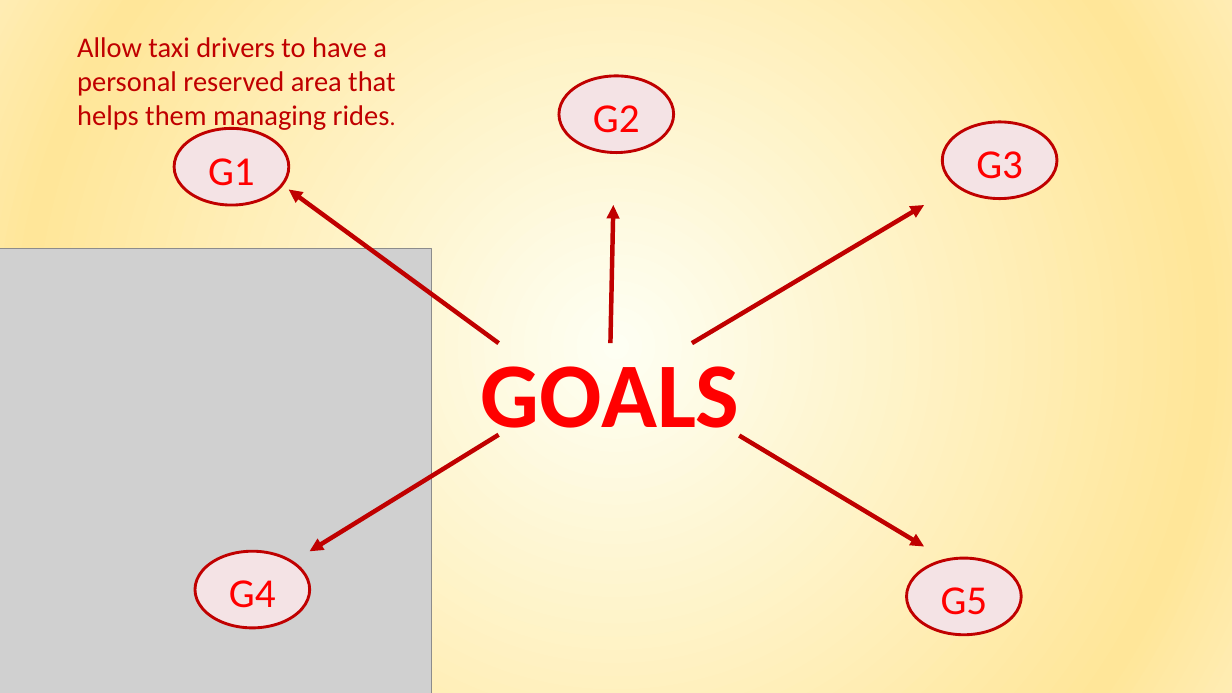
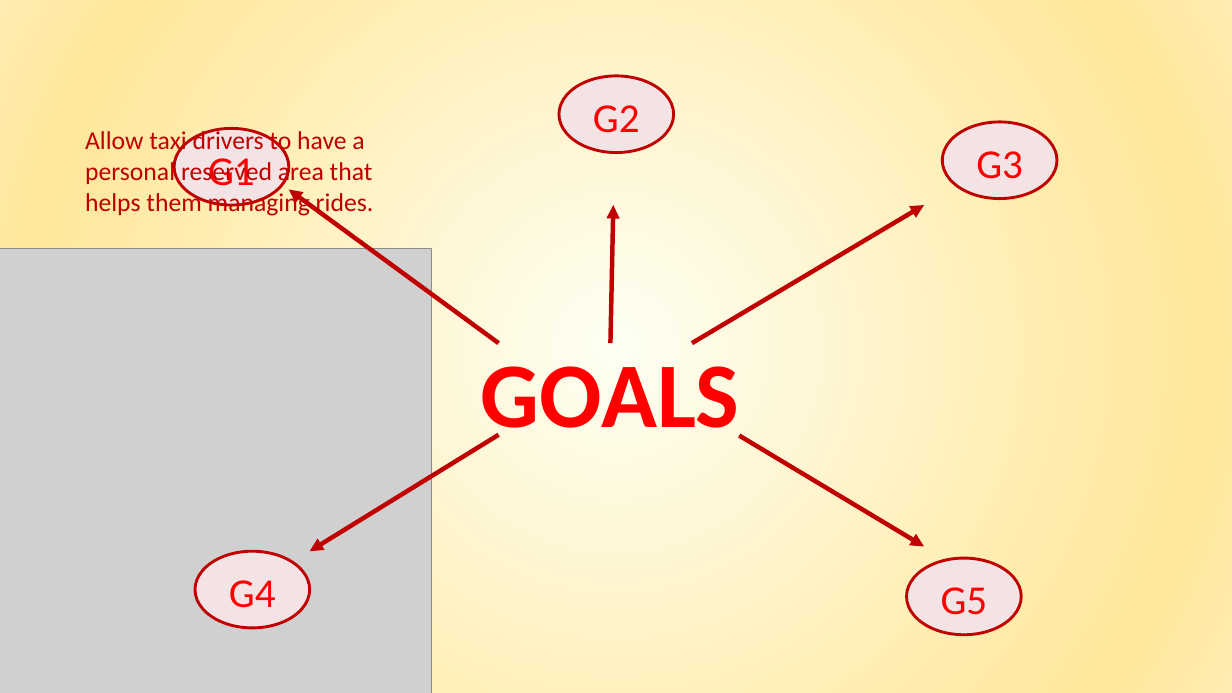
Before and after one commit to giuseppemanzi/manzinicolini, a slide deck: slide 6 of All/final presentation/Final presentation.pptx. Drawn at 1232x693 pixels with LibreOffice and Linux fonts; fonts in the diff are those of the drawing; grey boxes stand for pictures. Boxes give left, top, right and bottom in pixels: in the first picture for what was removed or moved away, otherwise in the second. Text is boxed around its words. In the diff, an @@ line names an element or a change of style, - is before the commit and + after.

```diff
--- a/All/final presentation/Final presentation.pptx
+++ b/All/final presentation/Final presentation.pptx
@@ text "Allow taxi drivers to have ...": place and size @@
-text "Allow taxi drivers to have ..." at (77, 37, 395, 132)
+text "Allow taxi drivers to have ..." at (85, 128, 374, 217)
@@ text "Allow taxi drivers to have ..." at (85, 128, 374, 217): size 22.2 to 20 pt; size 18.5 to 20 pt in "rides." @@
```
Also in this commit, not shown: 16 other slides changed, 12 slides added, 6 slides removed, 10 other files.
